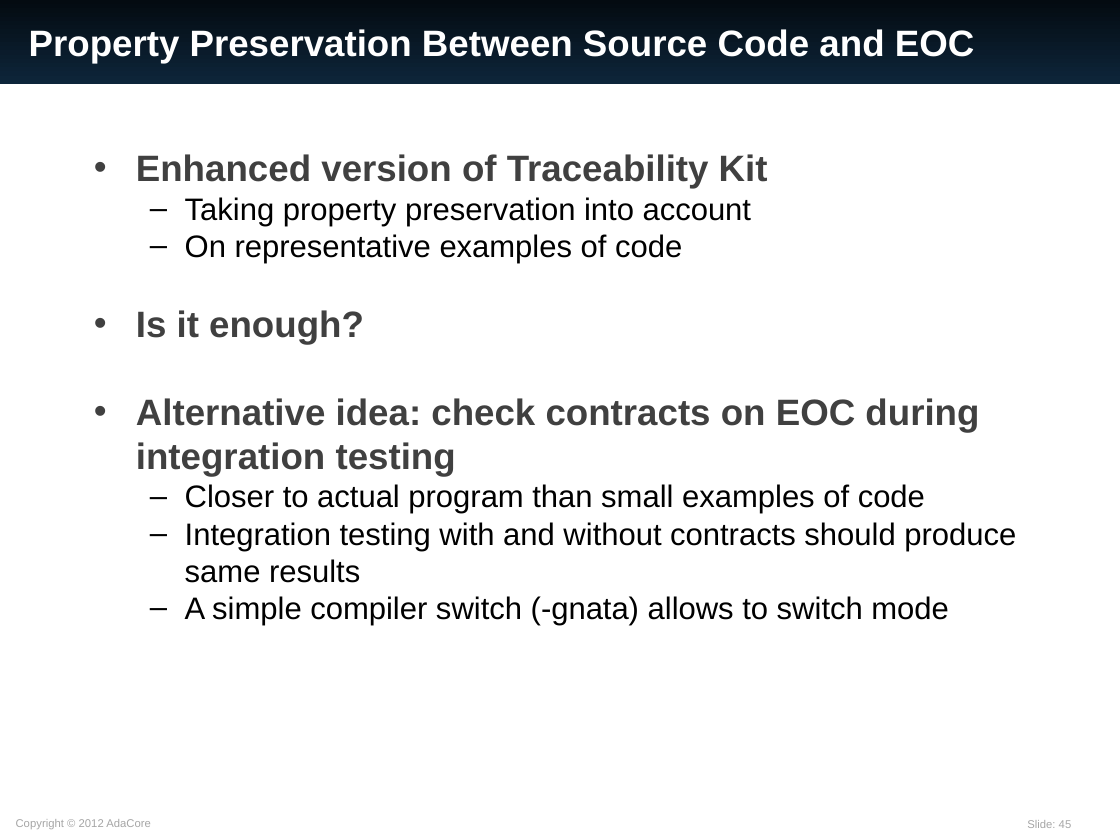
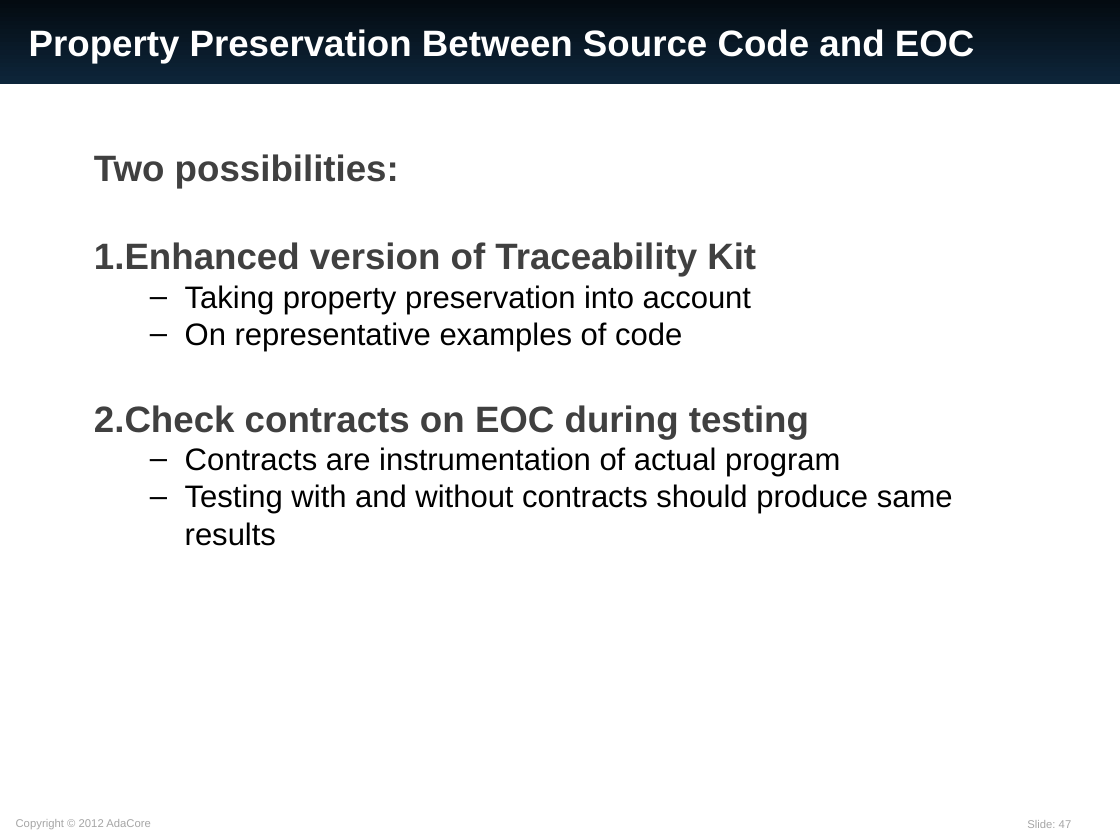
Before and after one commit to AdaCore/spark2014, a slide deck: slide 47 of slides/EASA_20160309/SPARK_2014.ppt (slide 45 before the commit). Drawn at 1120x840 pixels with LibreOffice and Linux fonts; fonts in the diff are those of the drawing. Boxes give left, top, right and bottom in pixels: in the first picture for what was removed or moved away, otherwise in the second. Text is boxed around its words. In the diff, an @@ line names an element or a change of style, - is before the commit and + after.

Commit message:
(no-tn-check) Update slides

```diff
--- a/slides/EASA_20160309/SPARK_2014.ppt
+++ b/slides/EASA_20160309/SPARK_2014.ppt
@@ text at [94, 154, 399, 188]: paragraph added @@
+Two possibilities:
@@ text at [94, 242, 756, 276]: bullet • to 1. @@
@@ text at [94, 405, 953, 546]: text changed @@
-• Is it enough?
-• Alternative idea: check contracts on EOC during integration testing
-  – Closer to actual program than small examples of code
-  – Integration testing with and without contracts should produce same results
-  – A simple compiler switch (-gnata) allows to switch mode
+2. Check contracts on EOC during testing
+  – Contracts are instrumentation of actual program
+  – Testing with and without contracts should produce same results
@@ page number at [1027, 820, 1072, 828]: text changed @@
-Slide: 45
+Slide: 47
```
Also in this commit, not shown: 9 other slides changed, 3 slides added.
